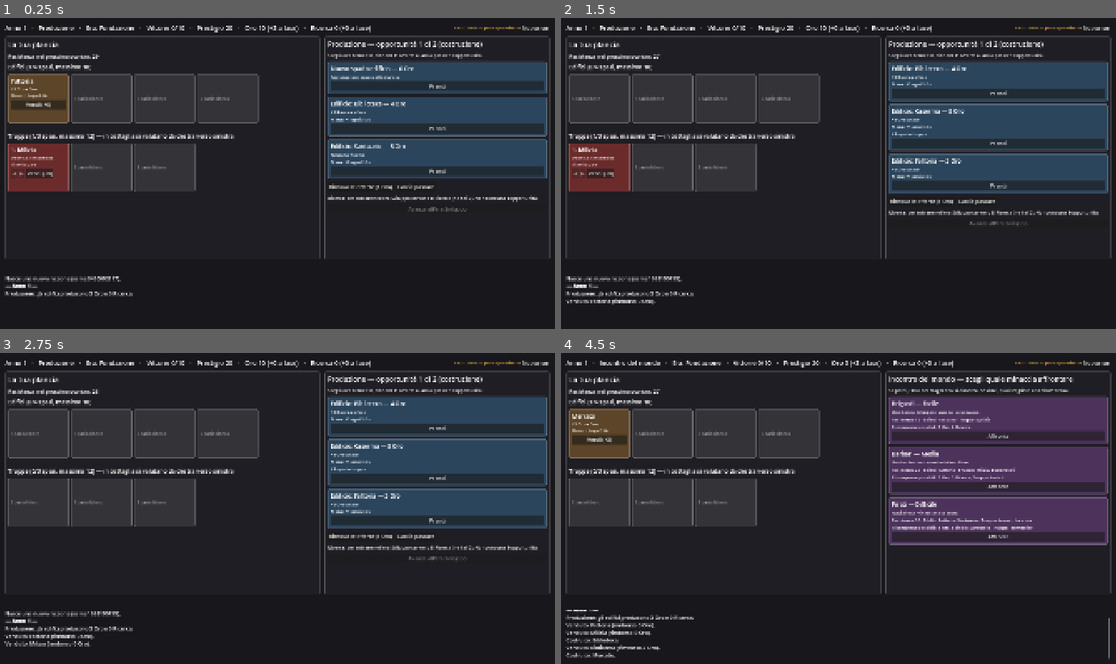
Above: before the commit, frames 1-4 (two rows, left to right).
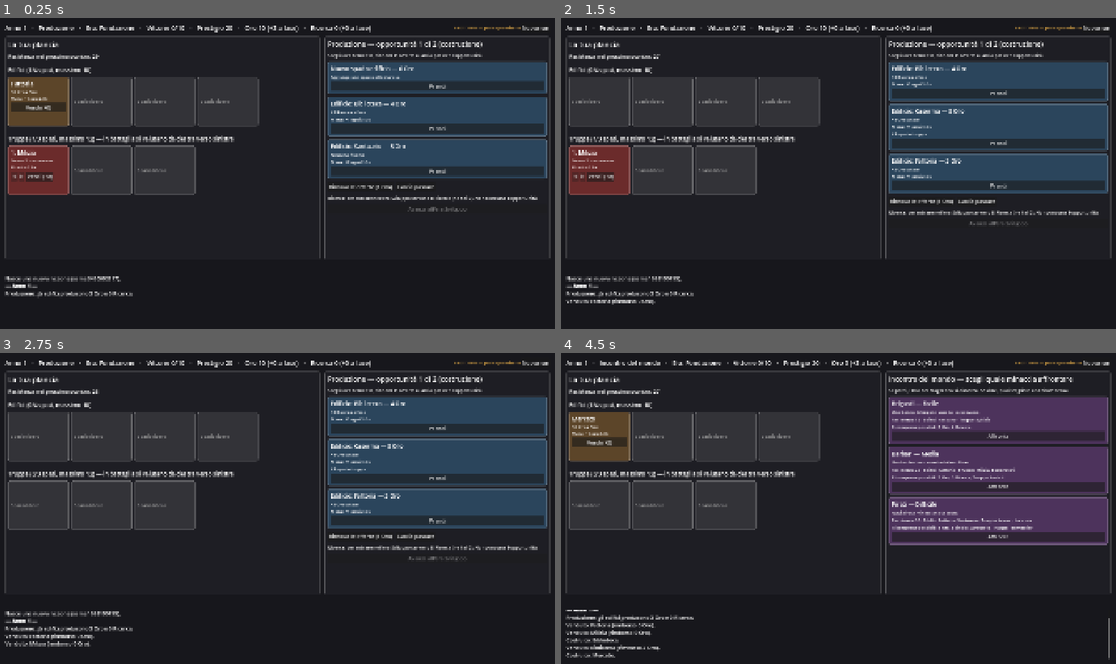
Above: after the commit, the same moments.

Repository: Bazelguese/Ultralopolis
Game: Godot game, scene res://scenes/main.tscn
The game is run twice, just before and just after one commit, with the same random seed, the same clock (stepped at 60 frames per second) and the same inputs.
Inputs:
- Up to frame 1 (0.25 s): no input
- Up to frame 2 (1.5 s): click "Nuova run" at 0.5 s; click "Vendi (+0)" at 1.25 s
- Up to frame 3 (2.75 s): click "Vendi (+0)" at 2 s
- Up to frame 4 (4.5 s): click "Prendi" at 2.75 s; click "Vendi (+2)" at 3.5 s; click "Prendi" at 4.25 s

The runs differ from the first frame. In frame 1, 3.5% of the frame differs, in the area x 1-47%, y 14-57%; in frame 2, 3.0%; in frame 3, 2.5%; in frame 4, 3.0%.

Commit message:
Aggiunge 6 malus placeholder, uno per fantasma di prova, e li mostra nell'interfaccia
Effetti attivi con origine e scadenza, segnale sulle carte colpite, valori effettivi
sulle carte (es. intervallo di mana rallentato) e malus del fantasma prima dello scontro.

Co-Authored-By: Claude Opus 5.5 <noreply@anthropic.com>
Claude-Session: https://claude.ai/code/session_01X2nUZJAwTYNCuuG8byFzbC

Diff:
--- a/data/catalog/ghosts/fantasma_anno_1.tres
+++ b/data/catalog/ghosts/fantasma_anno_1.tres
@@ -2,7 +2,9 @@
 
 [ext_resource type="Script" path="res://scripts/sim/data/building_def.gd" id="1_dufbo"]
 [ext_resource type="Resource" path="res://data/catalog/buildings/fattoria.tres" id="2_tsfh8"]
+[ext_resource type="Script" path="res://scripts/sim/data/modifier_def.gd" id="3_768ef"]
 [ext_resource type="Script" path="res://scripts/sim/data/ghost_def.gd" id="3_ifdnr"]
+[ext_resource type="Resource" path="res://data/catalog/modifiers/ricerca_dimezzata.tres" id="4_64yty"]
 [ext_resource type="Script" path="res://scripts/sim/data/troop_def.gd" id="4_768ef"]
 [ext_resource type="Resource" path="res://data/catalog/troops/milizia.tres" id="5_64yty"]
 [ext_resource type="Resource" path="res://data/catalog/troops/esploratori.tres" id="6_ddsax"]
@@ -12,3 +14,4 @@
 display_name = "Fantasma: Borgo di Valdacqua"
 buildings = Array[ExtResource("1_dufbo")]([ExtResource("2_tsfh8")])
 troops = Array[ExtResource("4_768ef")]([ExtResource("5_64yty"), ExtResource("6_ddsax")])
+malus = Array[ExtResource("3_768ef")]([ExtResource("4_64yty")])
--- a/data/catalog/ghosts/fantasma_anno_2.tres
+++ b/data/catalog/ghosts/fantasma_anno_2.tres
@@ -4,8 +4,10 @@
 [ext_resource type="Resource" path="res://data/catalog/buildings/fattoria.tres" id="2_h8na3"]
 [ext_resource type="Resource" path="res://data/catalog/buildings/santuario.tres" id="3_has84"]
 [ext_resource type="Resource" path="res://data/catalog/buildings/mercato.tres" id="4_tewop"]
+[ext_resource type="Script" path="res://scripts/sim/data/modifier_def.gd" id="5_has84"]
 [ext_resource type="Script" path="res://scripts/sim/data/ghost_def.gd" id="5_u1opf"]
 [ext_resource type="Script" path="res://scripts/sim/data/troop_def.gd" id="6_5v8ac"]
+[ext_resource type="Resource" path="res://data/catalog/modifiers/inefficienza.tres" id="6_tewop"]
 [ext_resource type="Resource" path="res://data/catalog/troops/milizia.tres" id="7_3onjo"]
 [ext_resource type="Resource" path="res://data/catalog/troops/arcieri.tres" id="8_sphtm"]
 [ext_resource type="Resource" path="res://data/catalog/troops/lancieri.tres" id="9_c5gbu"]
@@ -16,3 +18,4 @@
 year = 2
 buildings = Array[ExtResource("1_wxxeq")]([ExtResource("2_h8na3"), ExtResource("3_has84"), ExtResource("4_tewop")])
 troops = Array[ExtResource("6_5v8ac")]([ExtResource("7_3onjo"), ExtResource("8_sphtm"), ExtResource("9_c5gbu")])
+malus = Array[ExtResource("5_has84")]([ExtResource("6_tewop")])
--- a/data/catalog/ghosts/fantasma_anno_3.tres
+++ b/data/catalog/ghosts/fantasma_anno_3.tres
@@ -6,7 +6,9 @@
 [ext_resource type="Resource" path="res://data/catalog/buildings/tempio.tres" id="4_dvitb"]
 [ext_resource type="Resource" path="res://data/catalog/buildings/bottega.tres" id="5_8h7ni"]
 [ext_resource type="Script" path="res://scripts/sim/data/ghost_def.gd" id="6_jal01"]
+[ext_resource type="Script" path="res://scripts/sim/data/modifier_def.gd" id="6_q2ukg"]
 [ext_resource type="Script" path="res://scripts/sim/data/troop_def.gd" id="7_1qkeg"]
+[ext_resource type="Resource" path="res://data/catalog/modifiers/oro_dimezzato.tres" id="7_nwifq"]
 [ext_resource type="Resource" path="res://data/catalog/troops/milizia.tres" id="8_nut7c"]
 [ext_resource type="Resource" path="res://data/catalog/troops/arcieri.tres" id="9_1r0ae"]
 [ext_resource type="Resource" path="res://data/catalog/troops/cavalieri.tres" id="10_lneyy"]
@@ -18,3 +20,4 @@
 era = 2
 buildings = Array[ExtResource("1_0lsv0")]([ExtResource("2_q2ukg"), ExtResource("3_nwifq"), ExtResource("4_dvitb"), ExtResource("5_8h7ni")])
 troops = Array[ExtResource("7_1qkeg")]([ExtResource("8_nut7c"), ExtResource("9_1r0ae"), ExtResource("10_lneyy")])
+malus = Array[ExtResource("6_q2ukg")]([ExtResource("7_nwifq")])
--- /dev/null
+++ b/data/catalog/modifiers/inefficienza.tres
@@ -0,0 +1,12 @@
+[gd_resource type="Resource" script_class="ModifierDef" format=3]
+
+[ext_resource type="Script" path="res://scripts/sim/data/modifier_def.gd" id="1_mmyf0"]
+
+[resource]
+script = ExtResource("1_mmyf0")
+id = &"inefficienza"
+display_name = "Inefficienza"
+description = "Un edificio danneggiato produce mana più lentamente in battaglia."
+effect = 2
+target = 1
+amount = 50
--- /dev/null
+++ b/data/catalog/modifiers/mercanti_in_fuga.tres
@@ -0,0 +1,11 @@
+[gd_resource type="Resource" script_class="ModifierDef" format=3]
+
+[ext_resource type="Script" path="res://scripts/sim/data/modifier_def.gd" id="1_3kpsr"]
+
+[resource]
+script = ExtResource("1_3kpsr")
+id = &"mercanti_in_fuga"
+display_name = "Mercanti in fuga"
+description = "Ogni opportunità mostra un'alternativa in meno."
+effect = 5
+amount = -1
--- /dev/null
+++ b/data/catalog/modifiers/mercati_diffidenti.tres
@@ -0,0 +1,11 @@
+[gd_resource type="Resource" script_class="ModifierDef" format=3]
+
+[ext_resource type="Script" path="res://scripts/sim/data/modifier_def.gd" id="1_3lgsx"]
+
+[resource]
+script = ExtResource("1_3lgsx")
+id = &"mercati_diffidenti"
+display_name = "Mercati diffidenti"
+description = "Rinnovare le offerte costa 2 Oro in più."
+effect = 4
+amount = 2
--- /dev/null
+++ b/data/catalog/modifiers/oro_dimezzato.tres
@@ -0,0 +1,11 @@
+[gd_resource type="Resource" script_class="ModifierDef" format=3]
+
+[ext_resource type="Script" path="res://scripts/sim/data/modifier_def.gd" id="1_ermxo"]
+
+[resource]
+script = ExtResource("1_ermxo")
+id = &"oro_dimezzato"
+display_name = "Oro dimezzato"
+description = "I commerci sono interrotti: l'Oro prodotto a ogni fase è dimezzato."
+effect = 0
+amount = -50
--- /dev/null
+++ b/data/catalog/modifiers/ricerca_dimezzata.tres
@@ -0,0 +1,10 @@
+[gd_resource type="Resource" script_class="ModifierDef" format=3]
+
+[ext_resource type="Script" path="res://scripts/sim/data/modifier_def.gd" id="1_i6i26"]
+
+[resource]
+script = ExtResource("1_i6i26")
+id = &"ricerca_dimezzata"
+display_name = "Ricerca dimezzata"
+description = "Gli studiosi sono dispersi: la Ricerca prodotta a ogni fase è dimezzata."
+amount = -50
--- /dev/null
+++ b/data/catalog/modifiers/truppa_provata.tres
@@ -0,0 +1,12 @@
+[gd_resource type="Resource" script_class="ModifierDef" format=3]
+
+[ext_resource type="Script" path="res://scripts/sim/data/modifier_def.gd" id="1_eb5jy"]
+
+[resource]
+script = ExtResource("1_eb5jy")
+id = &"truppa_provata"
+display_name = "Truppa provata"
+description = "Una truppa stremata ha la ricarica più lunga in battaglia."
+effect = 3
+target = 2
+amount = 50
--- a/scripts/sim/run/run_state.gd
+++ b/scripts/sim/run/run_state.gd
@@ -198,6 +198,27 @@
 	if phase != Phase.RICOMPENSA_INCONTRO or won_encounter == null:
 		return []
 	return won_encounter.rewards
+
+
+## Edificio come entrerà in battaglia, con i modificatori applicati (es. Inefficienza).
+## Se serve restituisce una copia: le schede del catalogo non vengono mai toccate.
+func effective_building(piece: BoardPiece) -> BuildingDef:
+	var change: int = modifiers.percent(ModifierDef.Effect.INTERVALLO_MANA, piece)
+	if change == 0:
+		return piece.building
+	var copy: BuildingDef = piece.building.duplicate() as BuildingDef
+	copy.mana_interval_ms = maxi(1, Modifiers.apply_percent(copy.mana_interval_ms, change))
+	return copy
+
+
+## Truppa come entrerà in battaglia, con i modificatori applicati (es. ricarica più lunga).
+func effective_troop(piece: BoardPiece) -> TroopDef:
+	var change: int = modifiers.percent(ModifierDef.Effect.RICARICA_TRUPPA, piece)
+	if change == 0:
+		return piece.troop
+	var copy: TroopDef = piece.troop.duplicate() as TroopDef
+	copy.cooldown_ms = maxi(1, Modifiers.apply_percent(copy.cooldown_ms, change))
+	return copy
 
 
 ## Le due nazioni dell'ultima battaglia: [giocatore, avversario].
@@ -442,11 +463,11 @@
 
 func _start_year(new_year: int) -> void:
 	year = new_year
-	for message: String in modifiers.on_new_year(year):
-		_log(message)
 	current_ghost = _ghost_for_year(year)
 	encounter_choices = _encounters_for_year(year)
 	_log("— Anno %d —" % year)
+	for message: String in modifiers.on_new_year(year):
+		_log(message)
 	_enter_phase(Phase.PRODUZIONE)
 
 
@@ -615,32 +636,17 @@
 		_log(message)
 
 
-## Edifici come entrano in battaglia: copie con i modificatori applicati (es. Inefficienza).
-## Le schede del catalogo non vengono mai toccate.
 func _battle_buildings() -> Array[BuildingDef]:
 	var defs: Array[BuildingDef] = []
 	for piece: BoardPiece in board.buildings:
-		var change: int = modifiers.percent(ModifierDef.Effect.INTERVALLO_MANA, piece)
-		if change == 0:
-			defs.append(piece.building)
-			continue
-		var copy: BuildingDef = piece.building.duplicate() as BuildingDef
-		copy.mana_interval_ms = maxi(1, Modifiers.apply_percent(copy.mana_interval_ms, change))
-		defs.append(copy)
+		defs.append(effective_building(piece))
 	return defs
 
 
-## Truppe come entrano in battaglia: copie con i modificatori applicati (es. ricarica più lunga).
 func _battle_troops() -> Array[TroopDef]:
 	var defs: Array[TroopDef] = []
 	for piece: BoardPiece in board.troops:
-		var change: int = modifiers.percent(ModifierDef.Effect.RICARICA_TRUPPA, piece)
-		if change == 0:
-			defs.append(piece.troop)
-			continue
-		var copy: TroopDef = piece.troop.duplicate() as TroopDef
-		copy.cooldown_ms = maxi(1, Modifiers.apply_percent(copy.cooldown_ms, change))
-		defs.append(copy)
+		defs.append(effective_troop(piece))
 	return defs
 
 
--- a/scripts/ui/main_ui.gd
+++ b/scripts/ui/main_ui.gd
@@ -17,6 +17,7 @@
 var _troops_title: Label
 var _troops_row: HBoxContainer
 var _resistance_label: Label
+var _modifiers_box: VBoxContainer
 var _action_box: VBoxContainer
 var _message_label: Label
 var _chronicle: RichTextLabel
@@ -78,6 +79,8 @@
 	board_box.add_child(UiKit.label("La tua plancia", 26))
 	_resistance_label = UiKit.label("", 18)
 	board_box.add_child(_resistance_label)
+	_modifiers_box = VBoxContainer.new()
+	board_box.add_child(_modifiers_box)
 	_buildings_title = UiKit.label("", 20)
 	board_box.add_child(_buildings_title)
 	_buildings_row = _wrapping_row(board_box)
@@ -159,6 +162,12 @@
 func _refresh_board() -> void:
 	var board: NationBoard = run.board
 	_resistance_label.text = "" if run.is_over() else "Resistenza nel prossimo scontro: %d" % run.player_resistance()
+	UiKit.clear(_modifiers_box)
+	if not run.modifiers.active.is_empty():
+		_modifiers_box.add_child(UiKit.label("Effetti attivi:", 18, UiKit.COLOR_WARNING))
+		for modifier: ActiveModifier in run.modifiers.active:
+			var color: Color = UiKit.COLOR_ERROR if modifier.def.is_malus else Color(0.5, 0.9, 0.5)
+			_modifiers_box.add_child(UiKit.wrapped("• %s\n   %s" % [modifier.describe(), modifier.def.description], 15, color))
 	var replacing_building: bool = _pending_replaces_building()
 	var replacing_troop: bool = _pending_replaces_troop()
 
@@ -170,7 +179,8 @@
 		var box: VBoxContainer = VBoxContainer.new()
 		card.add_child(box)
 		box.add_child(UiKit.label(piece.building.display_name, 20))
-		box.add_child(UiKit.label(UiKit.building_details(piece.building), 14))
+		box.add_child(UiKit.label(UiKit.building_details(run.effective_building(piece)), 14))
+		_add_piece_modifiers(box, piece)
 		if replacing_building:
 			var can_replace: bool = run.board.can_replace_building(i, _pending_building_def())
 			box.add_child(UiKit.button("Sostituisci" if can_replace else "Concede spazi occupati", _on_replace.bind(i), can_replace))
@@ -190,7 +200,8 @@
 		var box: VBoxContainer = VBoxContainer.new()
 		card.add_child(box)
 		box.add_child(UiKit.label("%d. %s" % [i + 1, piece.troop.display_name], 20))
-		box.add_child(UiKit.label(UiKit.troop_details(piece.troop), 14))
+		box.add_child(UiKit.label(UiKit.troop_details(run.effective_troop(piece)), 14))
+		_add_piece_modifiers(box, piece)
 		if replacing_troop:
 			box.add_child(UiKit.button("Sostituisci", _on_replace.bind(i)))
 		elif not run.is_over():
@@ -202,6 +213,13 @@
 		_troops_row.add_child(card)
 	for i: int in range(board.troop_capacity() - board.troops.size()):
 		_troops_row.add_child(_empty_slot())
+
+
+## Segnala sulla carta i malus o bonus che colpiscono proprio quell'elemento.
+func _add_piece_modifiers(box: VBoxContainer, piece: BoardPiece) -> void:
+	for modifier: ActiveModifier in run.modifiers.for_piece(piece):
+		var color: Color = UiKit.COLOR_ERROR if modifier.def.is_malus else Color(0.5, 0.9, 0.5)
+		box.add_child(UiKit.label("⚠ %s" % modifier.def.display_name, 14, color))
 
 
 func _empty_slot() -> Control:
@@ -313,6 +331,8 @@
 		box.add_child(UiKit.wrapped("Era: %s · Resistenza %d" % [run.era_name(ghost.era), run.ghost_resistance()], 15))
 		box.add_child(UiKit.wrapped("Edifici: %s" % _names_b(ghost.buildings), 15))
 		box.add_child(UiKit.wrapped("Truppe (da sinistra a destra): %s" % _names_t(ghost.troops), 15))
+		for def: ModifierDef in ghost.malus:
+			box.add_child(UiKit.wrapped("Se perdi o pareggi subisci: %s per %d anno/i — %s" % [def.display_name, def.duration_years, def.description], 15, UiKit.COLOR_WARNING))
 		_action_box.add_child(card)
 	_action_box.add_child(UiKit.wrapped("Puoi ancora riordinare o vendere le truppe prima di combattere.\nSe perdi, perdi %d Prestigio." % run.year, 16))
 	_action_box.add_child(UiKit.button("Combatti", _on_fight_ghost))
--- a/tests/sim/test_catalog_data.gd
+++ b/tests/sim/test_catalog_data.gd
@@ -59,6 +59,9 @@
 			if ghost.year == year:
 				ghosts += 1
 		assert_eq(ghosts, 1, "Un fantasma per l'anno %d" % year)
+		for ghost: GhostDef in catalog.ghosts:
+			if ghost.year == year:
+				assert_false(ghost.malus.is_empty(), "Ogni fantasma ha un malus (anno %d)" % year)
 		var encounters: int = 0
 		for encounter: EncounterDef in catalog.encounters:
 			if encounter.year == year:
